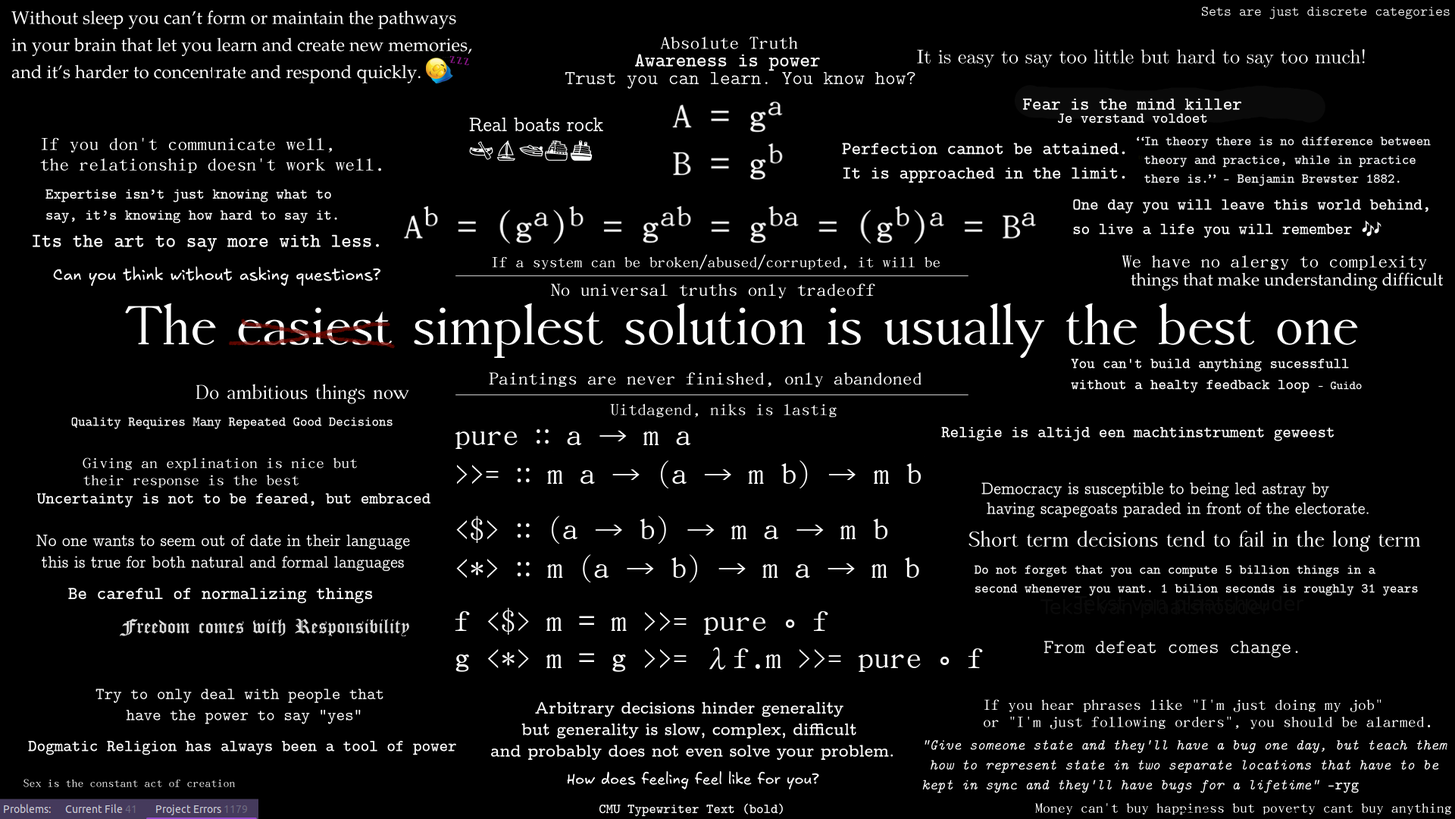
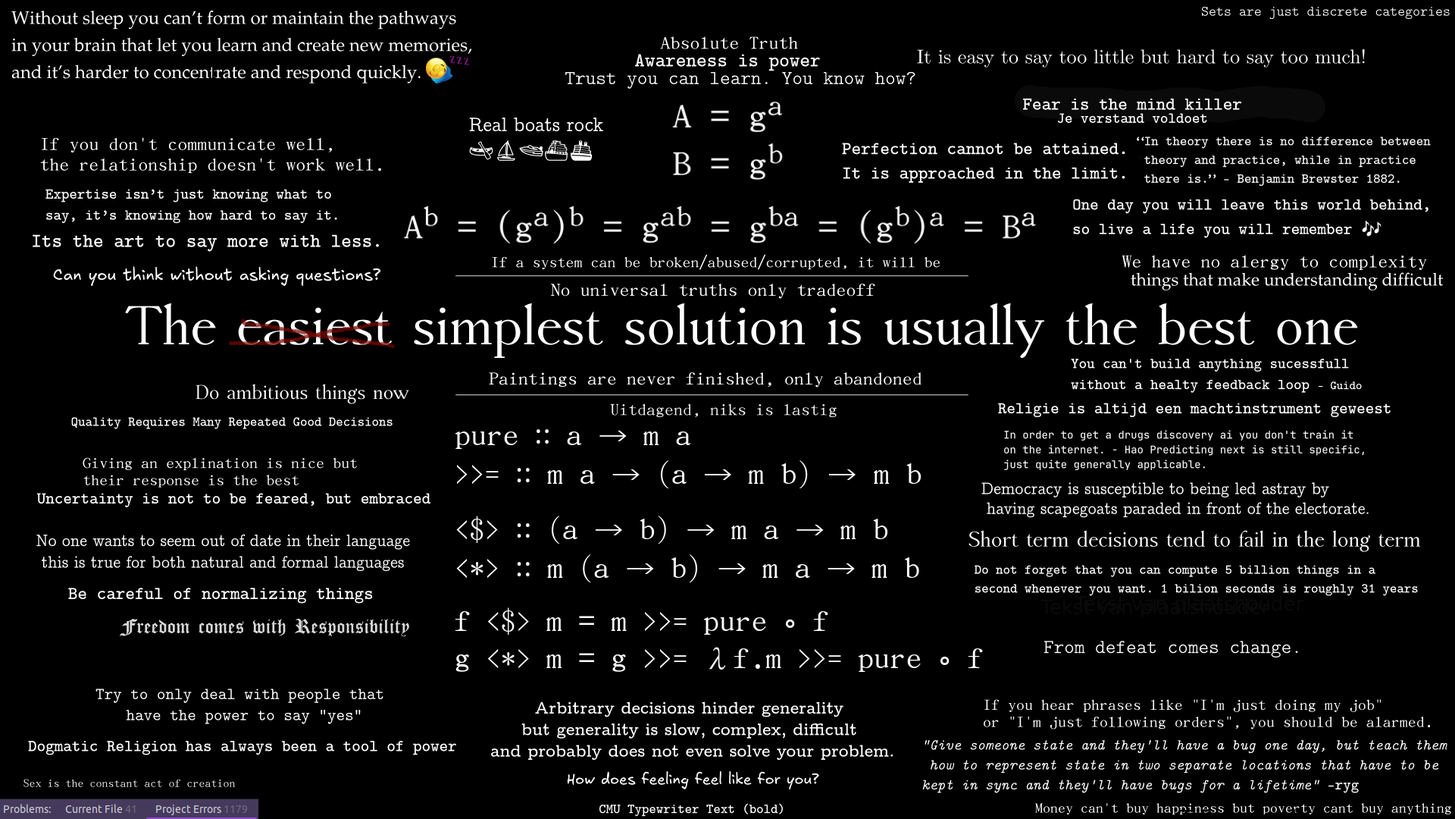
Two versions of the same layered image (1455×819). Layer-by-layer changes:
painted on "Vectorlaag 1" (5th of 5) over bbox(941, 402, 1359, 470)
painted on "Tekenlaag 3 (geplakt)" over bbox(941, 402, 1391, 470)
painted on "monads big" over bbox(941, 402, 1019, 470)
painted on "sleep + arbitrary hinders" over bbox(941, 402, 1391, 470)
painted on "background" over bbox(941, 402, 1391, 470)
